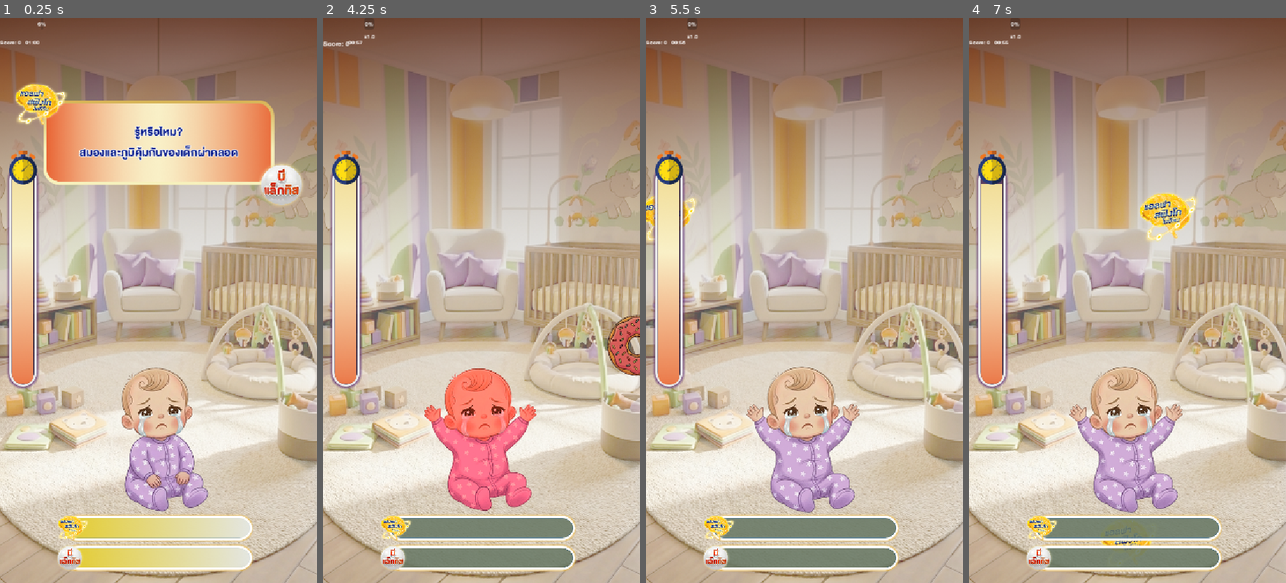
Above: before the commit, frames 1-4 (left to right).
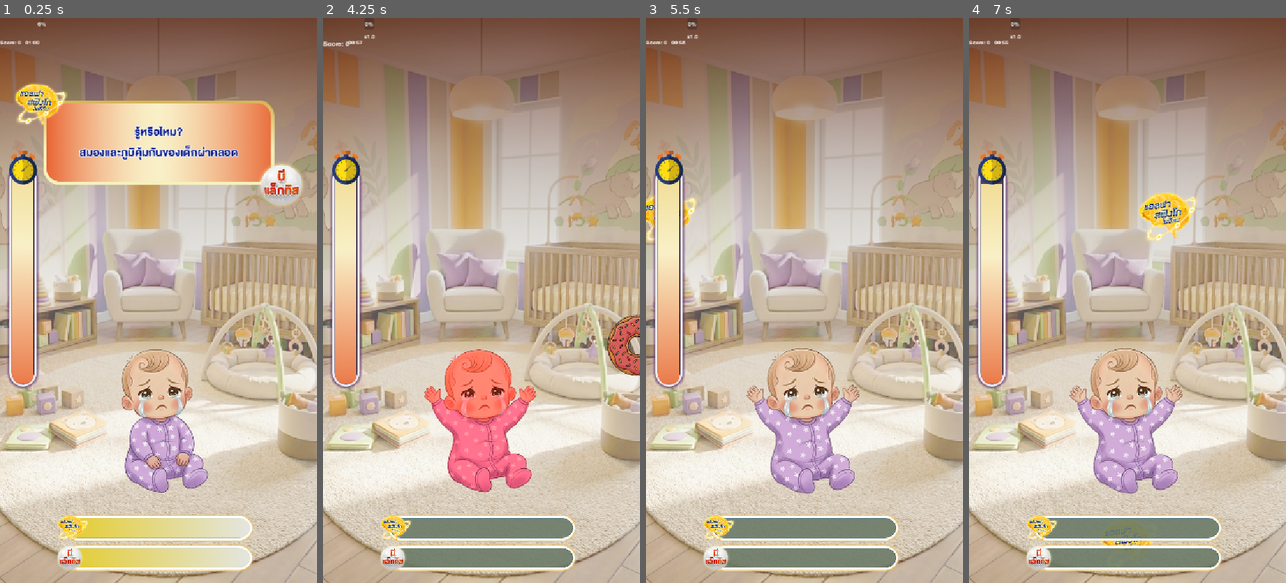
Above: after the commit, the same moments.

Repository: 6099sin/pro-c
Game: Godot game, scene res://scenes/core/Main.tscn
The game is run twice, just before and just after one commit, with the same random seed, the same clock (stepped at 60 frames per second) and the same inputs. This scene is started directly instead of the project's main scene.
Inputs (mouse positions are in pixels of both pictures, inside the frame that each line leads up to):
- Up to frame 1 (0.25 s): no input
- Up to frame 2 (4.25 s): tap Enter at 0.5, 2.75 s; move the mouse to (551, 272) at 0.52 s; click (551, 272) at 0.67 s; tap Space at 1.25 s; drag from (418, 328) to (481, 436) at 1.27 s; move the mouse to (513, 176) at 2.02 s; click (513, 176) at 2.17 s; drag from (465, 413) to (386, 215) at 2.77 s; drag from (617, 283) to (481, 436) at 3.52 s
- Up to frame 3 (5.5 s): drag from (956, 340) to (804, 436) at 4.27 s; move the mouse to (820, 300) at 5.02 s; click (820, 300) at 5.17 s
- Up to frame 4 (7 s): drag from (1079, 159) to (1127, 436) at 5.77 s; move the mouse to (1197, 272) at 6.52 s; click (1197, 272) at 6.67 s

The runs differ from the first frame. In frame 1, 4.7% of the frame differs, in the area x 38-66%, y 58-88%; in frame 2, 5.0%; in frame 3, 5.4%, in the area x 31-68%, y 58-88%; in frame 4, 5.4%.

Commit message:
adjust position.y basket

Diff:
--- a/scripts/objects/Basket.gd
+++ b/scripts/objects/Basket.gd
@@ -15,7 +15,7 @@
 func center_on_camera():
 	var screen_size = Utils.get_screen_size(self)
 	position.x = screen_size.x / 2.0
-
+	position.y -= screen_size.y / 30.0
 func _on_body_entered(body):
 	if body is Item:
 		# Don't snap if user is still holding it (optional design choice)
